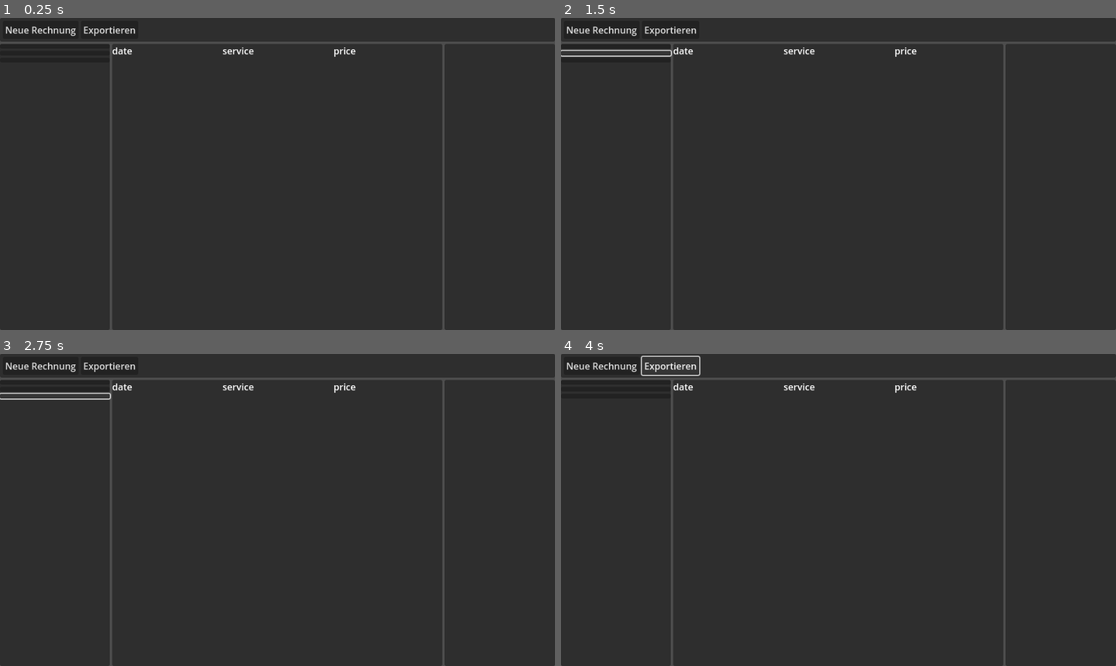
Above: before the commit, frames 1-4 (two rows, left to right).
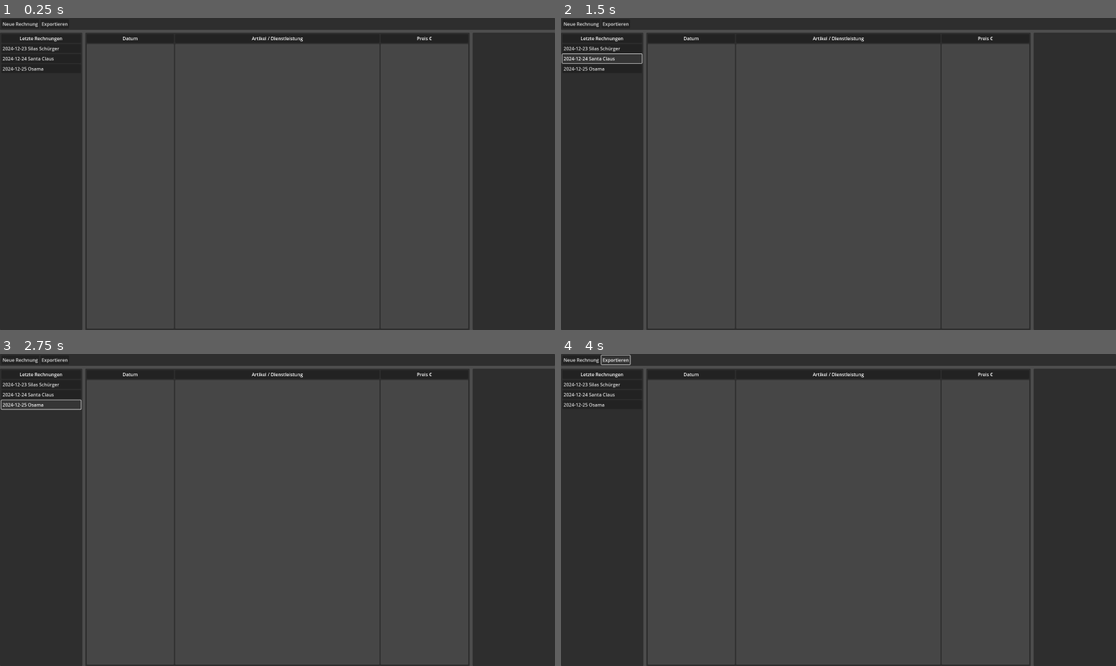
Above: after the commit, the same moments.

Repository: CappedMonke/InvoiceApp
Game: Godot game, scene res://scenes/main.tscn
Same seed, same stepped clock (60 frames per second), same inputs: the game is played once before the commit and once after it.
Inputs (mouse positions are in pixels of both pictures, inside the frame that each line leads up to; where the layout moved, square brackets give the same spot in the first picture):
- Up to frame 1 (0.25 s): no input
- Up to frame 2 (1.5 s): click (599, 49) [616, 46] at 0.5 s; click (599, 58) [616, 52] at 1.25 s
- Up to frame 3 (2.75 s): click (38, 403) [55, 397] at 2 s
- Up to frame 4 (4 s): click "Neue Rechnung" at 2.75 s; click "Exportieren" at 3.5 s

The runs differ from the first frame. In frame 1, 3.4% of the frame differs, in the area x 0-100%, y 1-100%; in frame 2, 3.6%; in frame 3, 3.6%; in frame 4, 3.5%.

Commit message:
added table and made rough layout

Diff:
--- a/project.godot
+++ b/project.godot
@@ -17,6 +17,6 @@
 
 [display]
 
-window/size/viewport_width=960
-window/size/viewport_height=540
+window/size/viewport_width=1920
+window/size/viewport_height=1080
 window/size/mode=2
--- a/scenes/main.tscn
+++ b/scenes/main.tscn
@@ -1,4 +1,6 @@
-[gd_scene format=3 uid="uid://cn67hihoekr3f"]
+[gd_scene load_steps=2 format=3 uid="uid://cn67hihoekr3f"]
+
+[ext_resource type="Theme" uid="uid://drexvsmtm5dcn" path="res://styles/table_theme.tres" id="1_y6ocu"]
 
 [node name="main_window" type="VBoxContainer"]
 anchors_preset = 15
@@ -6,6 +8,7 @@
 anchor_bottom = 1.0
 grow_horizontal = 2
 grow_vertical = 2
+theme_override_constants/separation = 10
 
 [node name="menu_bar" type="PanelContainer" parent="."]
 layout_mode = 2
@@ -21,68 +24,141 @@
 layout_mode = 2
 
 [node name="new_invoice" type="Button" parent="menu_bar/margin_container/v_box"]
+custom_minimum_size = Vector2(0, 30)
 layout_mode = 2
 text = "Neue Rechnung"
 
 [node name="export" type="Button" parent="menu_bar/margin_container/v_box"]
+custom_minimum_size = Vector2(0, 30)
 layout_mode = 2
 text = "Exportieren"
 
 [node name="content" type="HBoxContainer" parent="."]
 layout_mode = 2
 size_flags_vertical = 3
+theme_override_constants/separation = 10
 
 [node name="previous_invoices" type="PanelContainer" parent="content"]
 custom_minimum_size = Vector2(1, 0)
 layout_mode = 2
 size_flags_horizontal = 3
+size_flags_stretch_ratio = 0.15
 
-[node name="v_box" type="VBoxContainer" parent="content/previous_invoices"]
+[node name="margin_container" type="MarginContainer" parent="content/previous_invoices"]
+layout_mode = 2
+theme_override_constants/margin_left = 5
+theme_override_constants/margin_top = 5
+theme_override_constants/margin_right = 5
+theme_override_constants/margin_bottom = 5
+
+[node name="v_box" type="VBoxContainer" parent="content/previous_invoices/margin_container"]
 layout_mode = 2
 
-[node name="invoice_1" type="Button" parent="content/previous_invoices/v_box"]
+[node name="PanelContainer" type="PanelContainer" parent="content/previous_invoices/margin_container/v_box"]
+custom_minimum_size = Vector2(0, 30)
 layout_mode = 2
 
-[node name="invoice_2" type="Button" parent="content/previous_invoices/v_box"]
+[node name="date" type="Label" parent="content/previous_invoices/margin_container/v_box/PanelContainer"]
 layout_mode = 2
+text = "Letzte Rechnungen"
+horizontal_alignment = 1
 
-[node name="invoice_3" type="Button" parent="content/previous_invoices/v_box"]
+[node name="invoice_1" type="Button" parent="content/previous_invoices/margin_container/v_box"]
+custom_minimum_size = Vector2(0, 30)
 layout_mode = 2
+text = "2024-12-23 Silas Schürger"
+alignment = 0
+clip_text = true
+
+[node name="invoice_2" type="Button" parent="content/previous_invoices/margin_container/v_box"]
+custom_minimum_size = Vector2(0, 30)
+layout_mode = 2
+text = "2024-12-24 Santa Claus"
+alignment = 0
+clip_text = true
+
+[node name="invoice_3" type="Button" parent="content/previous_invoices/margin_container/v_box"]
+custom_minimum_size = Vector2(0, 30)
+layout_mode = 2
+text = "2024-12-25 Osama"
+alignment = 0
+clip_text = true
 
 [node name="table" type="PanelContainer" parent="content"]
 custom_minimum_size = Vector2(3, 0)
 layout_mode = 2
 size_flags_horizontal = 3
-size_flags_stretch_ratio = 3.0
+size_flags_stretch_ratio = 0.7
 
-[node name="v_box" type="HBoxContainer" parent="content/table"]
+[node name="margin_container" type="MarginContainer" parent="content/table"]
+layout_mode = 2
+theme_override_constants/margin_left = 5
+theme_override_constants/margin_top = 5
+theme_override_constants/margin_right = 5
+theme_override_constants/margin_bottom = 5
+
+[node name="v_box" type="HBoxContainer" parent="content/table/margin_container"]
 layout_mode = 2
 
-[node name="column_date" type="VBoxContainer" parent="content/table/v_box"]
+[node name="column_date" type="VBoxContainer" parent="content/table/margin_container/v_box"]
 layout_mode = 2
 size_flags_horizontal = 3
+size_flags_stretch_ratio = 0.3
 
-[node name="date" type="Label" parent="content/table/v_box/column_date"]
+[node name="PanelContainer" type="PanelContainer" parent="content/table/margin_container/v_box/column_date"]
+custom_minimum_size = Vector2(0, 30)
 layout_mode = 2
-text = "date"
 
-[node name="column_service" type="VBoxContainer" parent="content/table/v_box"]
+[node name="date" type="Label" parent="content/table/margin_container/v_box/column_date/PanelContainer"]
+layout_mode = 2
+text = "Datum"
+horizontal_alignment = 1
+
+[node name="PanelContainer2" type="PanelContainer" parent="content/table/margin_container/v_box/column_date"]
+layout_mode = 2
+size_flags_vertical = 3
+theme = ExtResource("1_y6ocu")
+
+[node name="column_service" type="VBoxContainer" parent="content/table/margin_container/v_box"]
 layout_mode = 2
 size_flags_horizontal = 3
+size_flags_stretch_ratio = 0.7
 
-[node name="service" type="Label" parent="content/table/v_box/column_service"]
+[node name="PanelContainer" type="PanelContainer" parent="content/table/margin_container/v_box/column_service"]
+custom_minimum_size = Vector2(0, 30)
 layout_mode = 2
-text = "service"
 
-[node name="column_price" type="VBoxContainer" parent="content/table/v_box"]
+[node name="service" type="Label" parent="content/table/margin_container/v_box/column_service/PanelContainer"]
+layout_mode = 2
+text = "Artikel / Dienstleistung"
+horizontal_alignment = 1
+
+[node name="PanelContainer2" type="PanelContainer" parent="content/table/margin_container/v_box/column_service"]
+layout_mode = 2
+size_flags_vertical = 3
+theme = ExtResource("1_y6ocu")
+
+[node name="column_price" type="VBoxContainer" parent="content/table/margin_container/v_box"]
 layout_mode = 2
 size_flags_horizontal = 3
+size_flags_stretch_ratio = 0.3
 
-[node name="price" type="Label" parent="content/table/v_box/column_price"]
+[node name="PanelContainer" type="PanelContainer" parent="content/table/margin_container/v_box/column_price"]
+custom_minimum_size = Vector2(0, 30)
 layout_mode = 2
-text = "price"
+
+[node name="price" type="Label" parent="content/table/margin_container/v_box/column_price/PanelContainer"]
+layout_mode = 2
+text = "Preis €"
+horizontal_alignment = 1
+
+[node name="PanelContainer2" type="PanelContainer" parent="content/table/margin_container/v_box/column_price"]
+layout_mode = 2
+size_flags_vertical = 3
+theme = ExtResource("1_y6ocu")
 
 [node name="PanelContainer" type="PanelContainer" parent="content"]
 custom_minimum_size = Vector2(1, 0)
 layout_mode = 2
 size_flags_horizontal = 3
+size_flags_stretch_ratio = 0.15
--- /dev/null
+++ b/styles/table_theme.tres
@@ -0,0 +1,11 @@
+[gd_resource type="Theme" load_steps=2 format=3 uid="uid://drexvsmtm5dcn"]
+
+[sub_resource type="StyleBoxFlat" id="StyleBoxFlat_ukapa"]
+bg_color = Color(0.273873, 0.273873, 0.273873, 1)
+corner_radius_top_left = 3
+corner_radius_top_right = 3
+corner_radius_bottom_right = 3
+corner_radius_bottom_left = 3
+
+[resource]
+PanelContainer/styles/panel = SubResource("StyleBoxFlat_ukapa")
